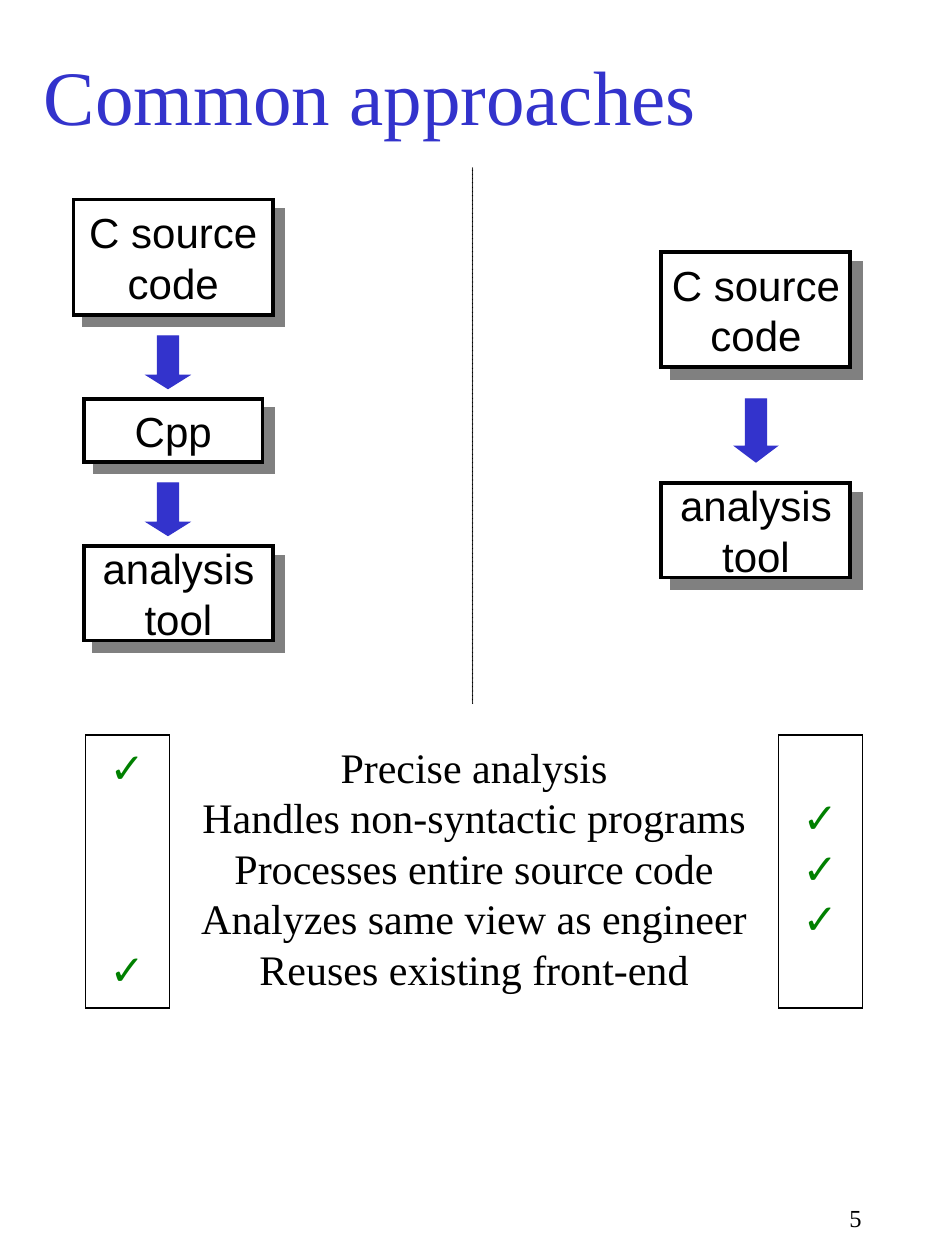
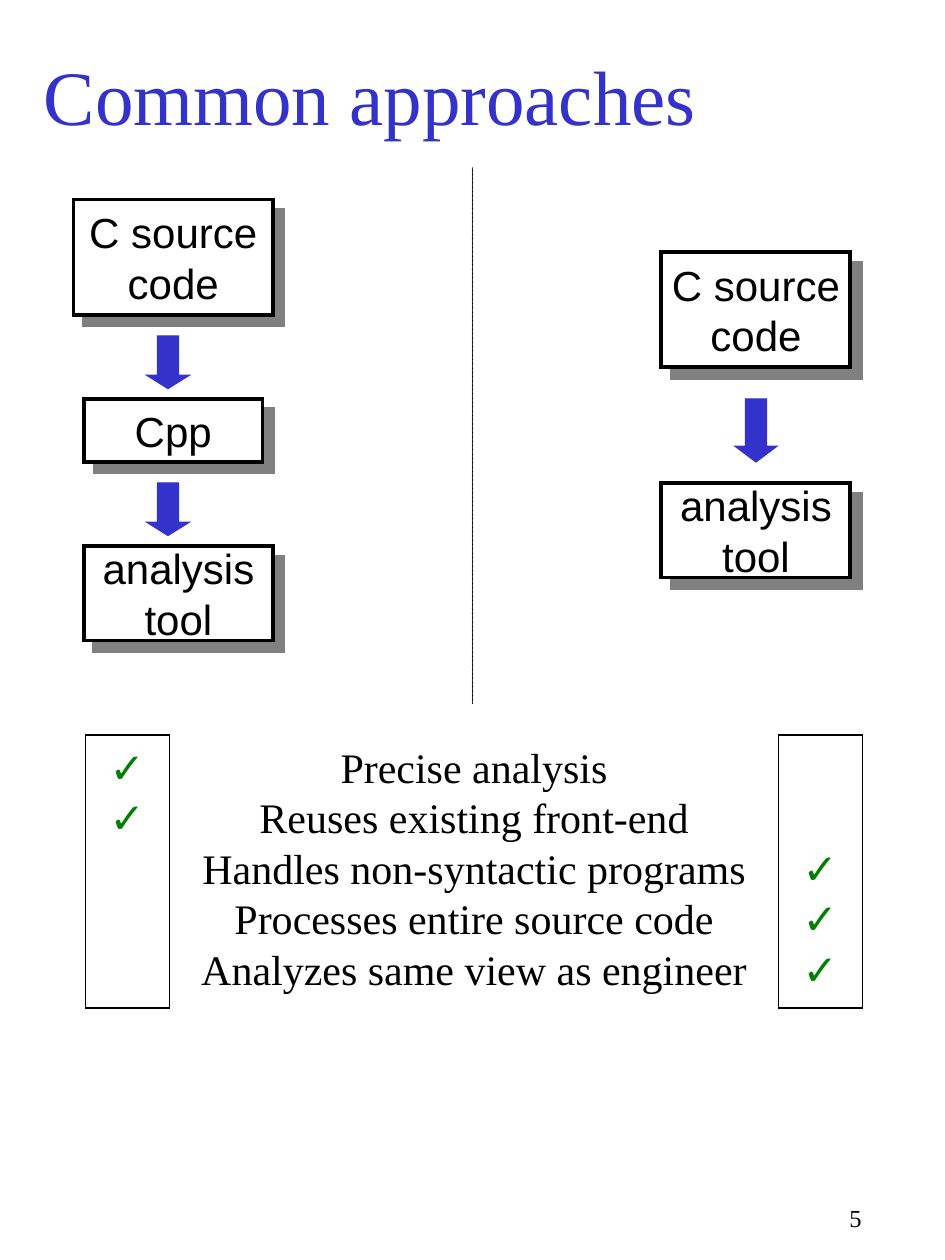
Before and after one commit to gjbadros/empirical_macros, a slide deck: slide 5 of cpp/paper/pcp3.ppt. Drawn at 945x1260 pixels with LibreOffice and Linux fonts; fonts in the diff are those of the drawing. Boxes give left, top, right and bottom in pixels: in the first picture for what was removed or moved away, otherwise in the second. Text is boxed around its words. In the diff, an @@ line names an element or a change of style, - is before the commit and + after.

```diff
--- a/cpp/paper/pcp3.ppt
+++ b/cpp/paper/pcp3.ppt
@@ text at box(259, 803, 688, 842): paragraph added @@
+Reuses existing front-end
@@ text at box(259, 955, 688, 994): paragraph removed @@
-Reuses existing front-end
```
Also in this commit, not shown: 9 other slides changed.
